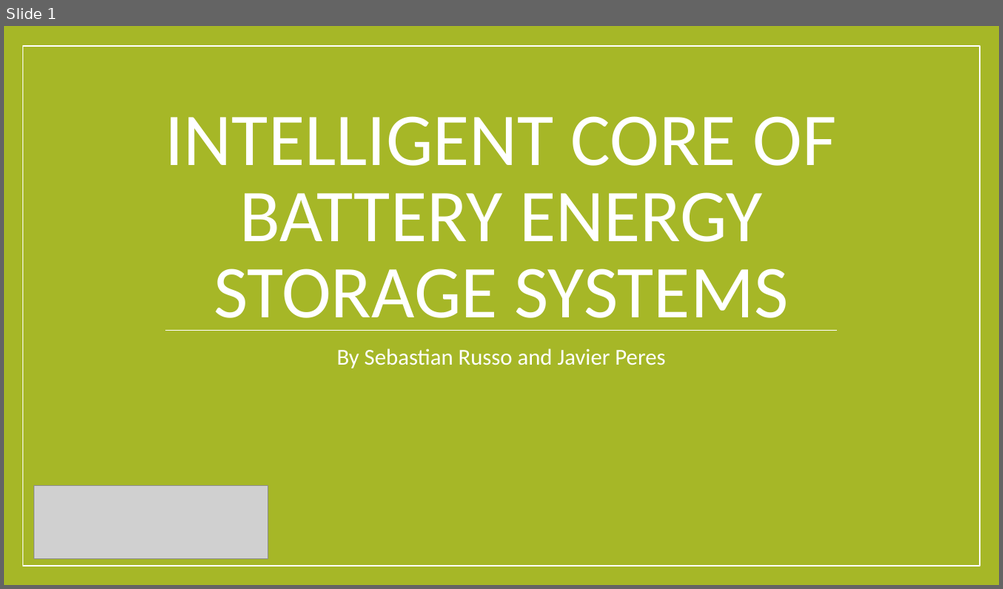
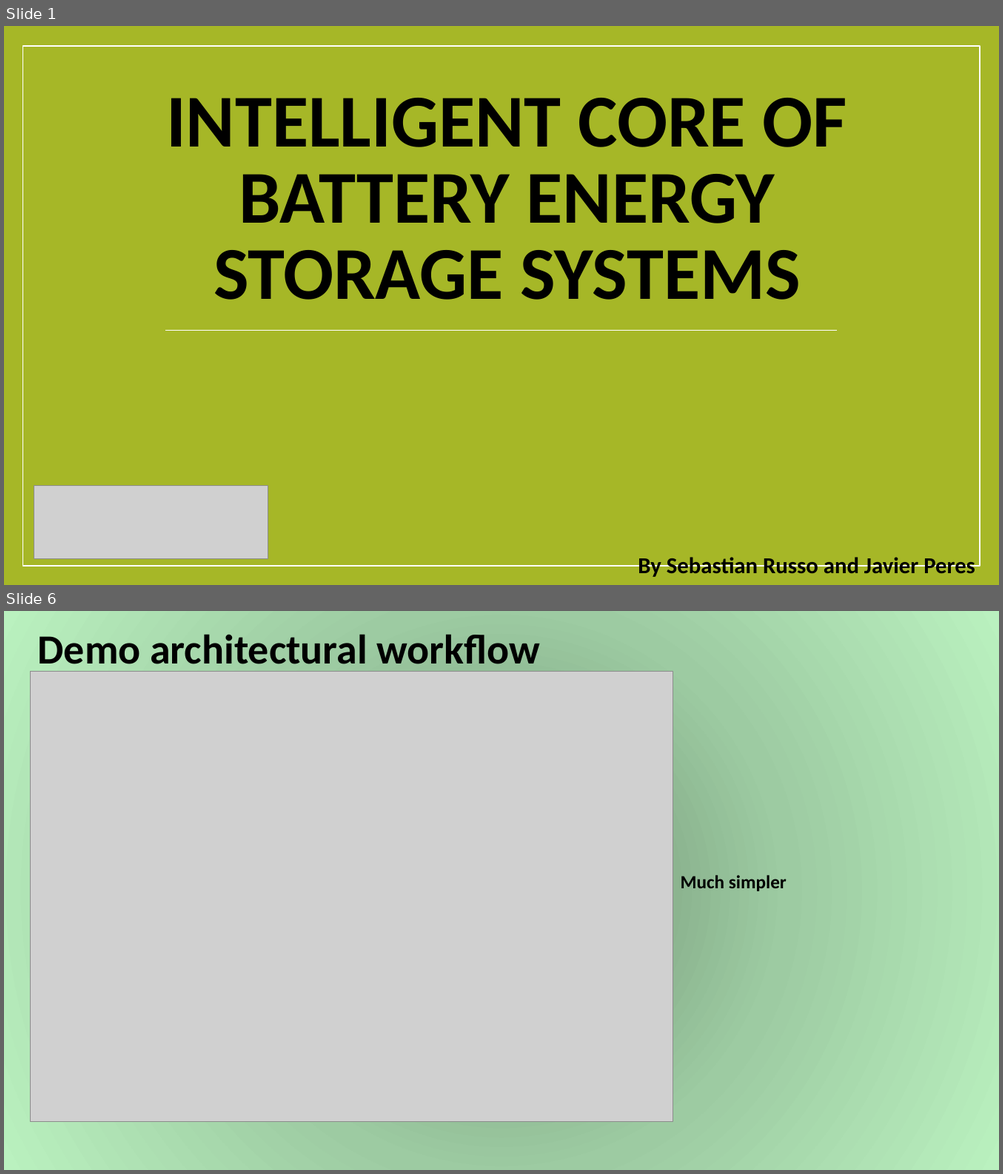
Before and after one commit to Rouxxel/maxxwatt_hackathon, a slide deck: documentation/Hackathon presnetation.pptx. Shown one above the other, each under a label of ours: slide 1 before the commit, slides 1 and 6 after it; the slides between them are not shown. The pictures are 1003x589 and 1003x1174 pixels, drawn with LibreOffice and Linux fonts; fonts in the diff are those of the drawing; grey boxes stand for pictures; background and template pictures are left out. Boxes give left, top, right and bottom in pixels: in the first picture for what was removed or moved away, otherwise in the second. Text is boxed around its words. In the diff, an @@ line names an element or a change of style, - is before the commit and + after.

```diff
--- a/documentation/Hackathon presnetation.pptx
+++ b/documentation/Hackathon presnetation.pptx
@@ slide 6 added at bbox=[4, 611, 999, 1170], background #A6B727 @@
@@ rectangle added at bbox=[4, 611, 999, 1170], fill gradient #6F8F72 to #9ECCA2 to #BBF2C0 @@
@@ rectangle added at bbox=[22, 631, 979, 1151], fill #FFFFFF @@
@@ text added at bbox=[38, 634, 540, 673], 40 pt, text #000000, bold @@
+Demo architectural workflow
@@ picture added at bbox=[31, 672, 673, 1122] @@
@@ text added at bbox=[680, 875, 786, 891], 18 pt, text #000000, bold @@
+Much simpler
@@ slide 1 changed as well @@
@@ title "INTELLIGENT CORE OF BATTERY ENERGY ...": place and size @@
-title "INTELLIGENT CORE OF BATTERY ENERGY ..." at bbox=[165, 116, 836, 331]
+title "INTELLIGENT CORE OF BATTERY ENERGY ..." at bbox=[166, 98, 847, 300]
@@ title "INTELLIGENT CORE OF BATTERY ENERGY ..." at bbox=[166, 98, 847, 300]: text colour #FFFFFF to #000000, bold on @@
@@ subtitle "By Sebastian Russo and Javier ..." at bbox=[637, 557, 975, 577]: text colour #FFFFFF to #000000, bold on @@
@@ subtitle "By Sebastian Russo and Javier ...": place and size @@
-subtitle "By Sebastian Russo and Javier ..." at bbox=[337, 349, 665, 369]
+subtitle "By Sebastian Russo and Javier ..." at bbox=[637, 557, 975, 577]
```
Also in this commit, not shown: 5 other slides added, 1 slide removed.
